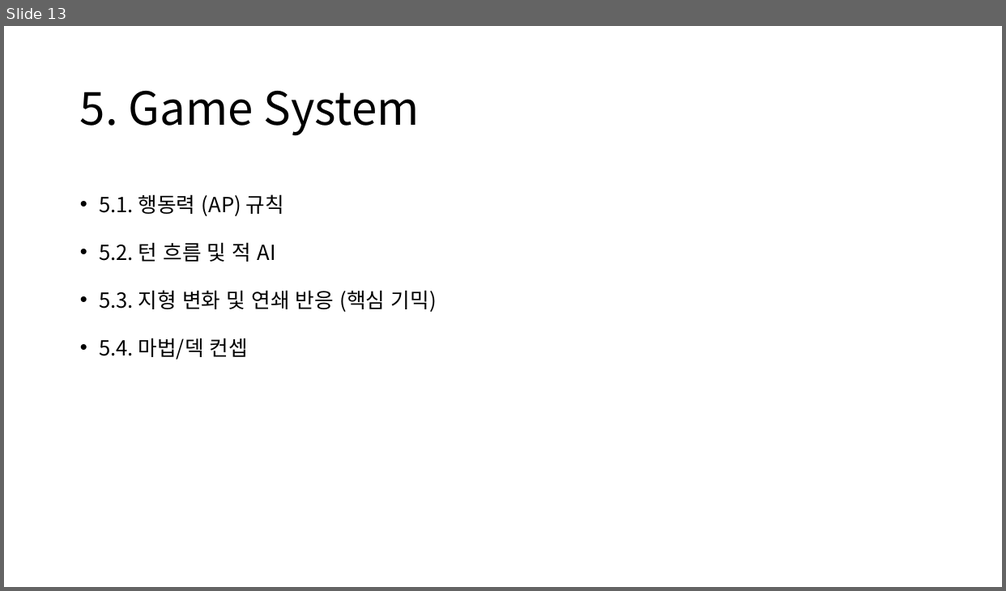
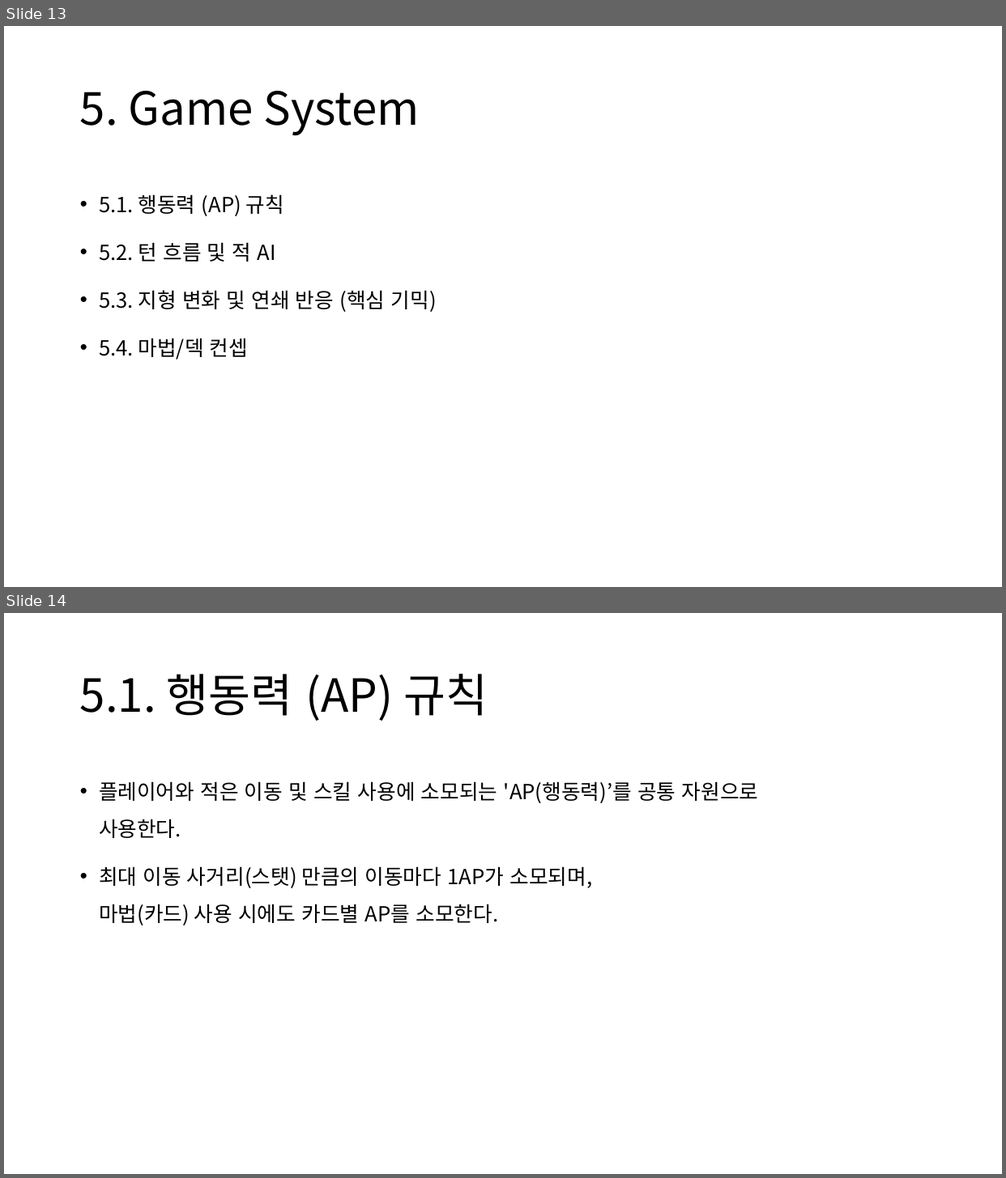
Before and after one commit to CrograNM/Project_Entropy, a slide deck: _문서/_Project Entropy 기획문서.pptx. Shown one above the other, each under a label of ours: slide 13 before the commit, slides 13 and 14 after it. The pictures are 1006x591 and 1006x1178 pixels, drawn with LibreOffice and Linux fonts; fonts in the diff are those of the drawing. Boxes give left, top, right and bottom in pixels: in the first picture for what was removed or moved away, otherwise in the second. Text is boxed around its words. In the diff, an @@ line names an element or a change of style, - is before the commit and + after.

```diff
--- a/_문서/_Project Entropy 기획문서.pptx
+++ b/_문서/_Project Entropy 기획문서.pptx
@@ slide 14 added at [4, 613, 1002, 1174], background #FFFFFF @@
@@ title added at [80, 674, 488, 721], 44 pt, text #000000 @@
+5.1. 행동력 (AP) 규칙
@@ text added at [99, 781, 759, 926], 20 pt, text #000000 @@
+• 플레이어와 적은 이동 및 스킬 사용에 소모되는 'AP(행동력)’를 공통 자원으로
+  사용한다.
+• 최대 이동 사거리(스탯) 만큼의 이동마다 1AP가 소모되며,
+  마법(카드) 사용 시에도 카드별 AP를 소모한다.
```
Also in this commit, not shown: 4 other slides added, 1 other file.
